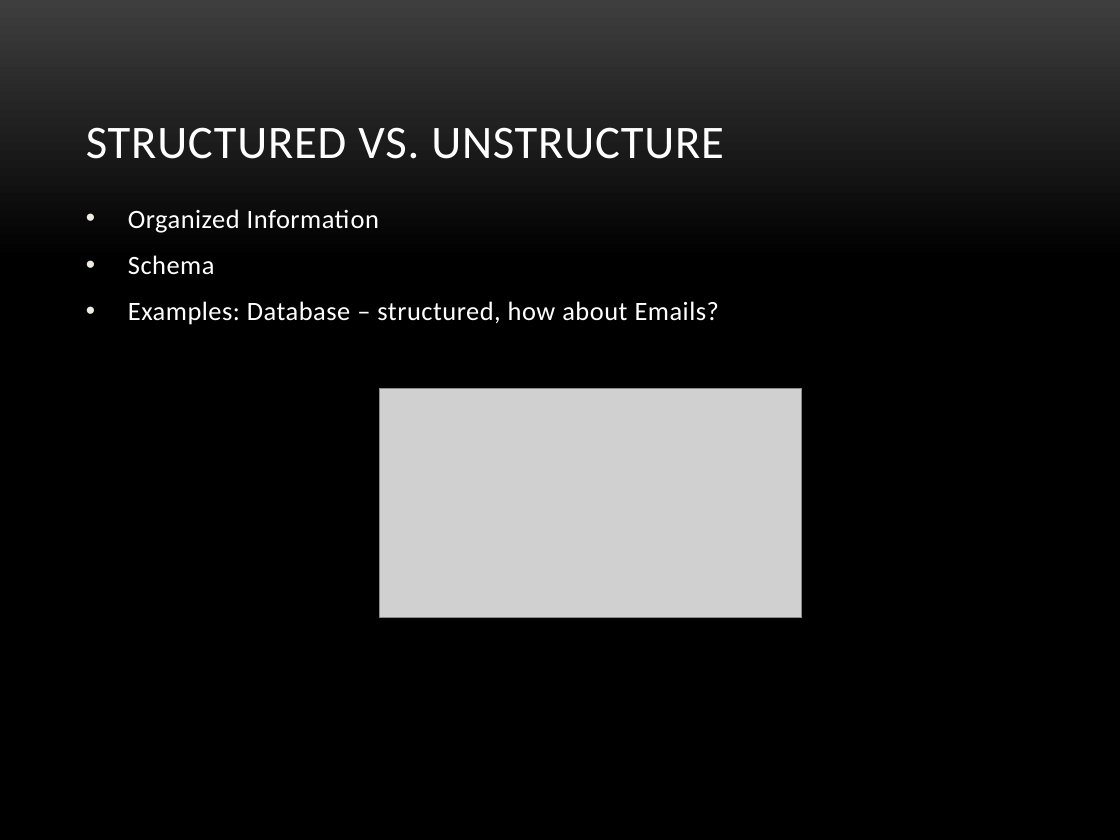
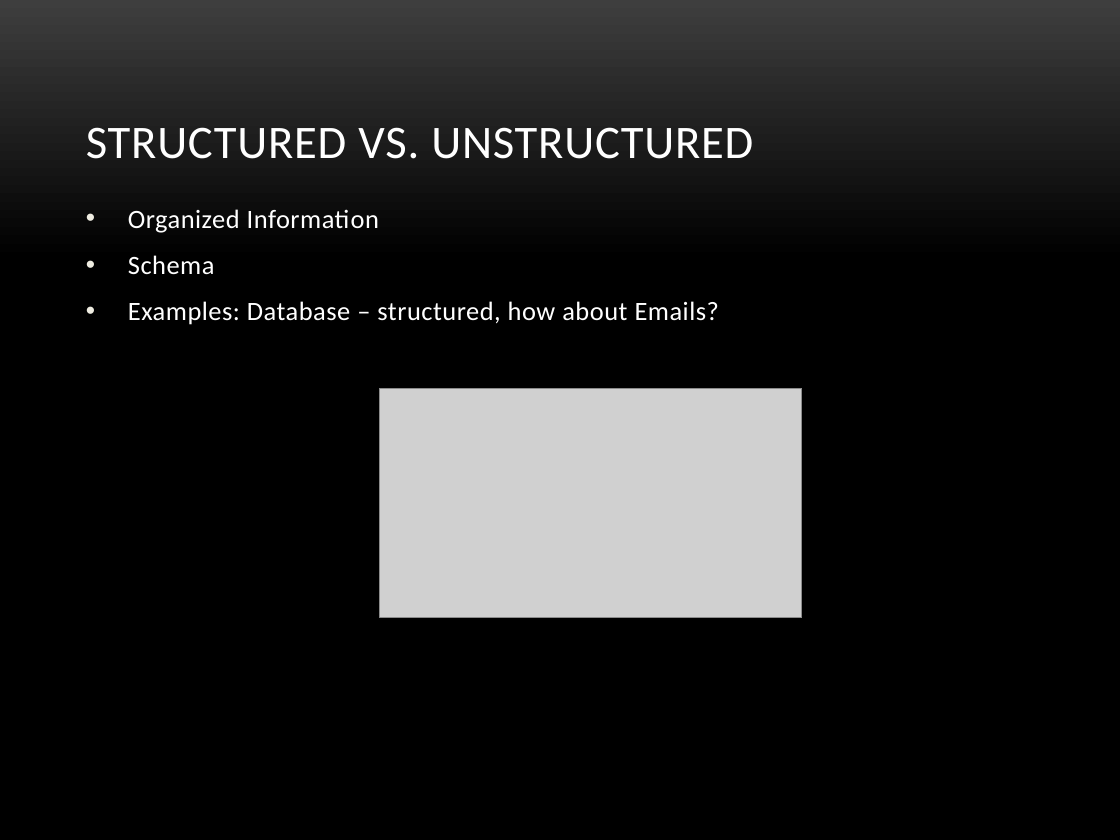
Before and after one commit to veravira/data-logger, a slide deck: slide 6 of es.pptx (slide 4 before the commit). Drawn at 1120x840 pixels with LibreOffice and Linux fonts; fonts in the diff are those of the drawing; grey boxes stand for pictures; background and template pictures are left out. Boxes give left, top, right and bottom in pixels: in the first picture for what was removed or moved away, otherwise in the second. Text is boxed around its words. In the diff, an @@ line names an element or a change of style, - is before the commit and + after.

```diff
--- a/es.pptx
+++ b/es.pptx
@@ title at (86,127,753,159): text changed @@
-STRUCTURED VS. UNSTRUCTURE
+STRUCTURED VS. UNSTRUCTURED
```
Also in this commit, not shown: 2 other slides changed, 3 slides added, 1 slide removed.
